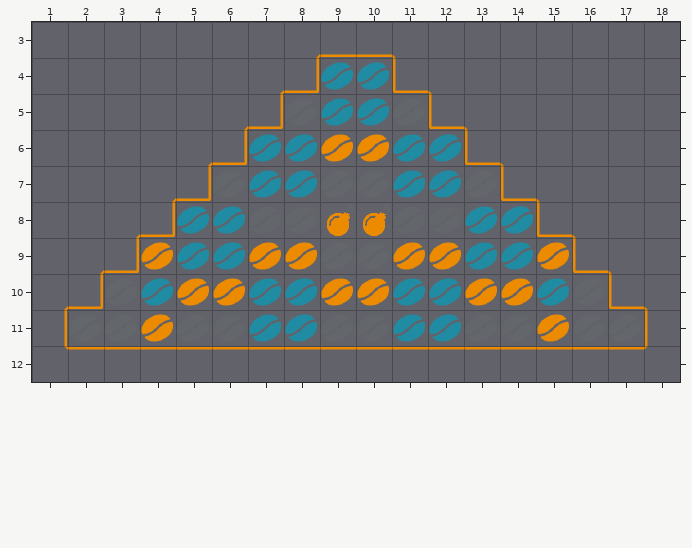
An edit to a level. Tiled map, assets/tiles/match3.tmx. Above, as it was before the edit.
Cells are 64x64 px. Shown: x 1..18, y 3..12.
Now the later version:
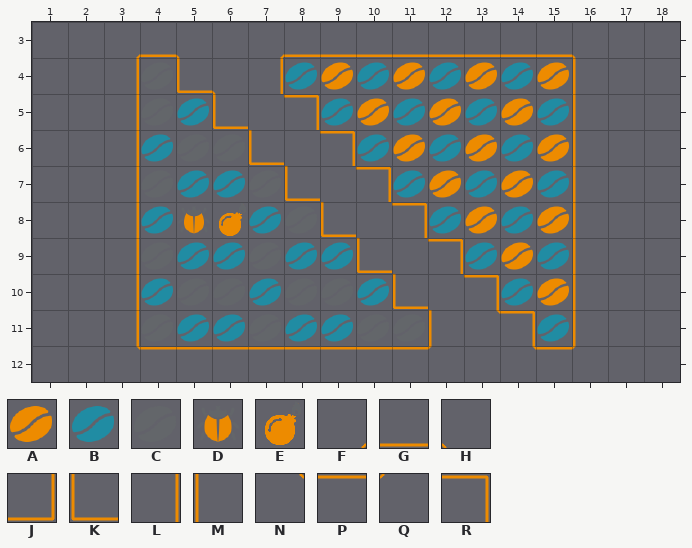
Key: from "match3": A 0, B 1, C 2, D 10, E 20, F 30, G 31, H 32, J 33, K 35, L 40, M 42, N 50, P 51, Q 52, R 53.
_ is an empty cell.
Tiles replaced or removed in this view: A, B, C, E, F, H, J, K, L, M, P.
What changed:
Changed rows in their new state; . is an unchanged cell.
Layer "map":
first column x 1:
 3 ...G...G..GGGGG...
 4 ..L.K.L_..__...M..
 5 ..L..K_R...__..M..
 6 ..L.._K.R...__.M..
 7 ..L._..K.R...__M..
 8 ..L_....K.R..._M..
 9 ..L......K.R...M..
10 ._L.......K.R..M_.
11 _.L........M.R.M._
12 ._N........Q_N.Q_.
Layer "beans":
first column x 3:
 4 .....BA.ABABA.
 5 ..B.._.ABABAB.
 6 .B.C___BA.ABA.
 7 ..BBC_._.ABAB.
 8 .BDEB.___BA.A.
 9 .C..CBB___.AB.
10 _.CC.CCB___BA_
11 _CBBC.B.C_._B_
Boxes around the changes in both pictures, in picture pixels (x1, y1, x2, y2):
changed: (64, 54, 648, 350)
